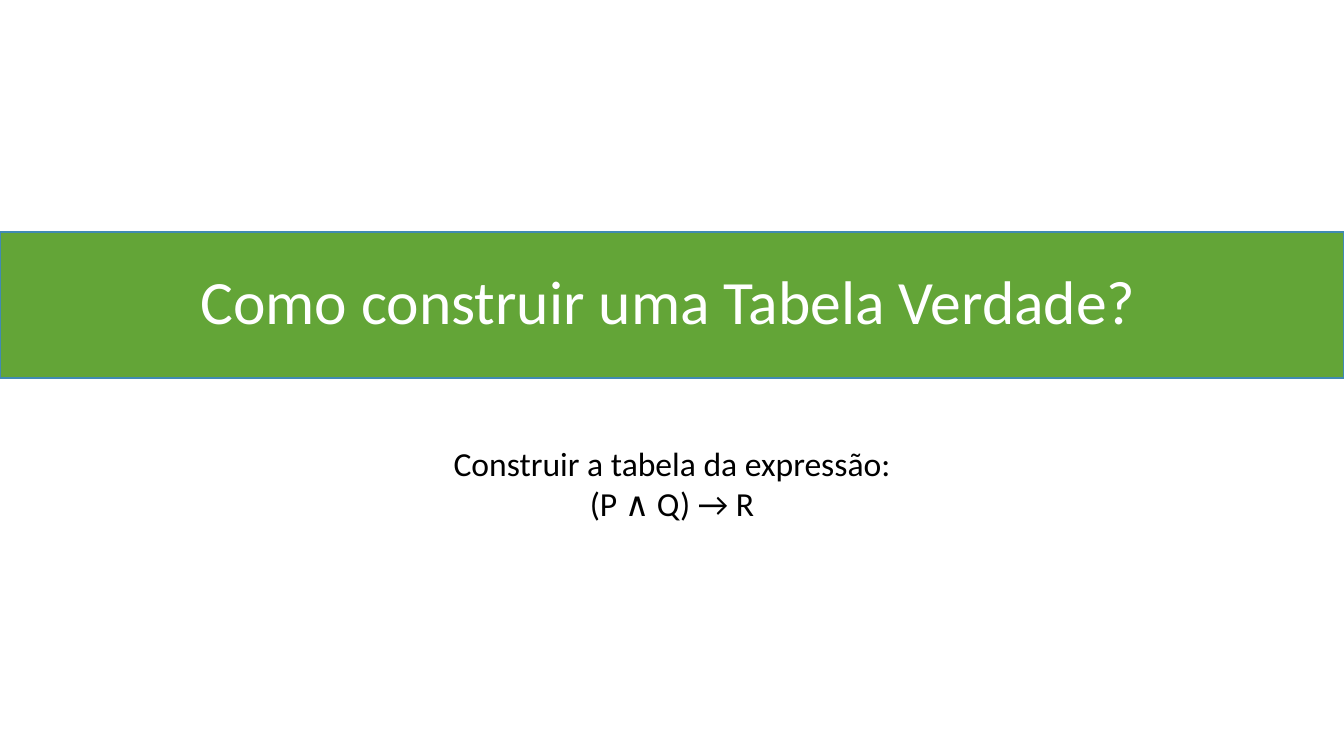
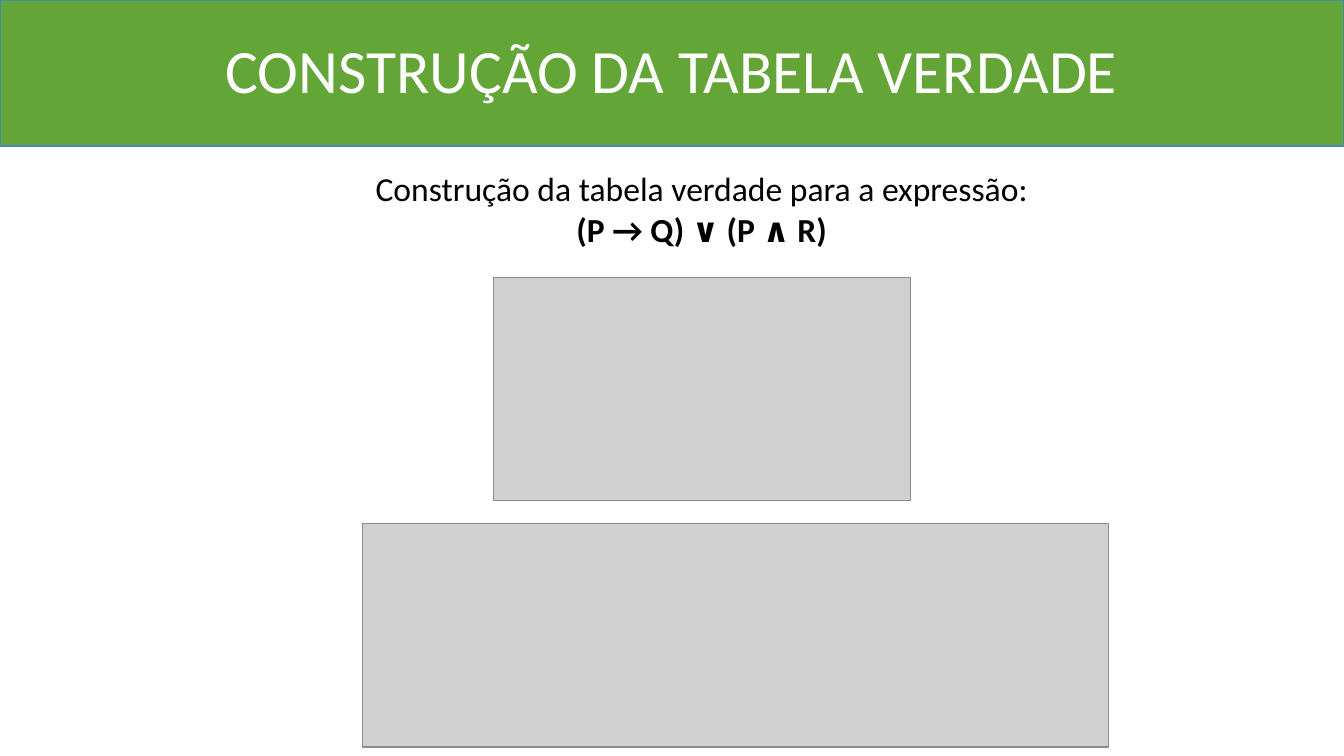
Before and after one commit to Marcio-Salmazo/Aulas, a slide deck: slide 26 of UNIUBE-MD/Teoria_MD.pptx. Drawn at 1344x756 pixels with LibreOffice and Linux fonts; fonts in the diff are those of the drawing; grey boxes stand for pictures. Boxes give left, top, right and bottom in pixels: in the first picture for what was removed or moved away, otherwise in the second. Text is boxed around its words. In the diff, an @@ line names an element or a change of style, - is before the commit and + after.

```diff
--- a/UNIUBE-MD/Teoria_MD.pptx
+++ b/UNIUBE-MD/Teoria_MD.pptx
@@ rectangle: place and size @@
-rectangle at box(0, 232, 1344, 378)
+rectangle at box(0, 0, 1344, 146)
@@ title at box(226, 44, 1117, 104): text changed @@
-Como construir uma Tabela Verdade?
+CONSTRUÇÃO DA TABELA VERDADE
@@ text at box(376, 177, 1027, 247): text changed @@
-Construir a tabela da expressão:
-(P ∧ Q) → R
+Construção da tabela verdade para a expressão:
+(P → Q) ∨ (P ∧ R)
@@ picture added at box(493, 278, 910, 501) @@
@@ picture added at box(362, 524, 1109, 747) @@
```
Also in this commit, not shown: 22 other slides changed, 11 slides added, 1 slide removed, 2 other files.
